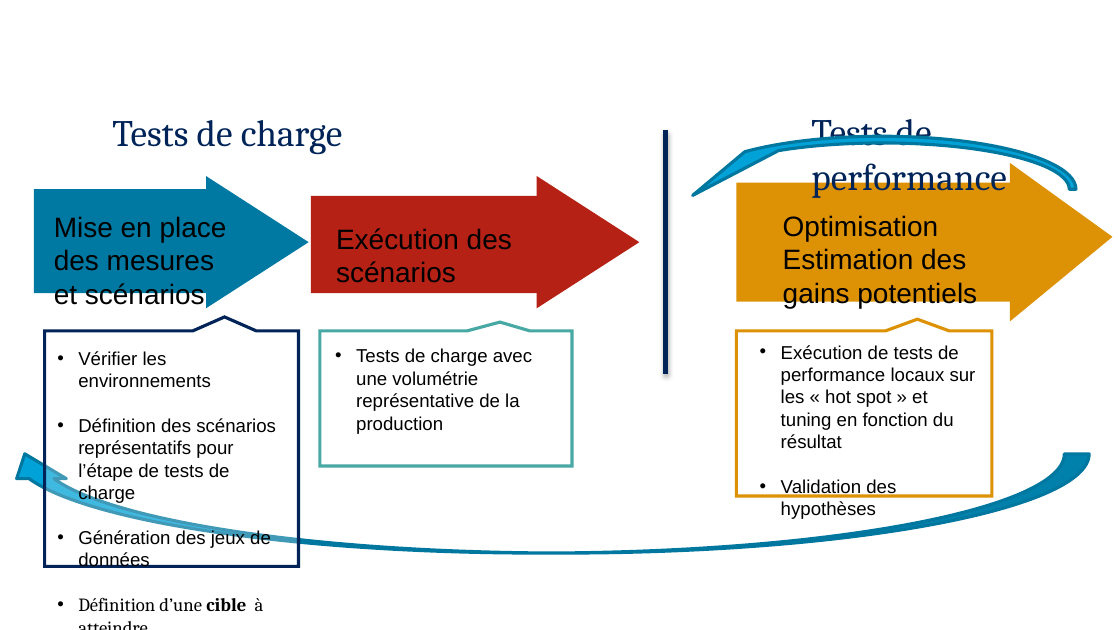
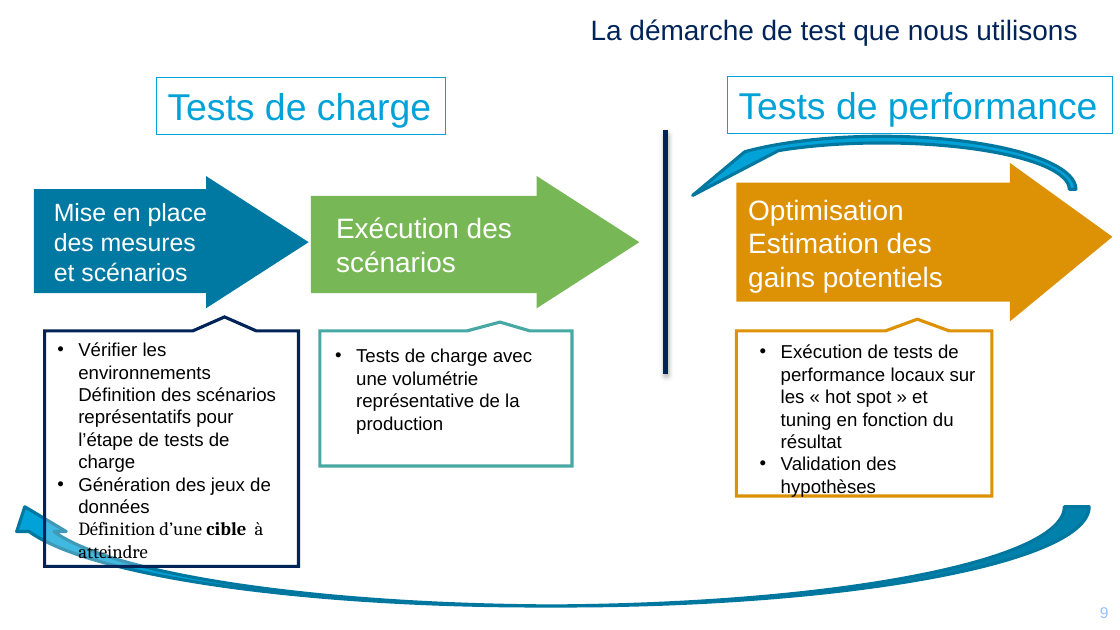
Before and after one commit to mikrob/perfuniversity, a slide deck: slide 9 of PerfUniversity.pptx. Drawn at 1120x630 pixels with LibreOffice and Linux fonts; fonts in the diff are those of the drawing; background and template pictures are left out. Boxes give left, top, right and bottom in pixels: in the first picture for what was removed or moved away, otherwise in the second. Text is boxed around its words. In the diff, an @@ line names an element or a change of style, - is before the commit and + after.

```diff
--- a/PerfUniversity.pptx
+++ b/PerfUniversity.pptx
@@ title added at bbox=[591, 19, 1077, 45], 18 pt, text #002458 @@
+La démarche de test que nous utilisons
@@ rectangle "Tests de charge" at bbox=[157, 77, 446, 133]: font Cambria to Arial, text colour #002458 to #00A2D8; outline none to #00A2D8 0.75 pt @@
@@ rectangle "Tests de charge": place and size @@
-rectangle "Tests de charge" at bbox=[112, 120, 343, 155]
+rectangle "Tests de charge" at bbox=[157, 77, 446, 133]
@@ rectangle "Tests de performance": place and size @@
-rectangle "Tests de performance" at bbox=[811, 119, 1007, 199]
+rectangle "Tests de performance" at bbox=[728, 77, 1113, 133]
@@ rectangle "Tests de performance" at bbox=[728, 77, 1113, 133]: font Cambria to Arial, text colour #002458 to #00A2D8; outline none to #00A2D8 0.75 pt @@
@@ triangle at bbox=[536, 176, 640, 308]: fill #B52115 to #78B755 @@
@@ text "Mise en place des mesures ...": place and size @@
-text "Mise en place des mesures ..." at bbox=[54, 216, 227, 309]
+text "Mise en place des mesures ..." at bbox=[54, 203, 207, 282]
@@ text "Mise en place des mesures ..." at bbox=[54, 203, 207, 282]: size 18 to 16 pt, text colour #000000 to #FFFFFF @@
@@ rectangle at bbox=[311, 196, 545, 293]: fill #B52115 to #78B755 @@
@@ text "Exécution des scénarios": place and size @@
-text "Exécution des scénarios" at bbox=[336, 228, 512, 283]
+text "Exécution des scénarios" at bbox=[336, 217, 512, 273]
@@ text "Exécution des scénarios" at bbox=[336, 217, 512, 273]: text colour #000000 to #FFFFFF @@
@@ text "Optimisation" at bbox=[748, 199, 943, 292]: text colour #000000 to #FFFFFF @@
@@ text "Optimisation": place and size @@
-text "Optimisation" at bbox=[783, 215, 977, 308]
+text "Optimisation" at bbox=[748, 199, 943, 292]
@@ text at bbox=[78, 342, 276, 563]: text changed @@
-• Vérifier les environnements
-• Définition des scénarios représentatifs pour l’étape de tests de charge
-• Génération des jeux de données
-• Définition d’une cible à atteindre
+• Vérifier les environnements
+  Définition des scénarios représentatifs pour l’étape de tests de charge
+• Génération des jeux de données
+  Définition d’une cible à atteindre
@@ text "Exécution de tests de performance ..." rewrapped from bbox=[781, 345, 976, 519] to bbox=[781, 344, 976, 497] @@
@@ curved up arrow: place and size @@
-curved up arrow at bbox=[0, 454, 1089, 553]
+curved up arrow at bbox=[0, 507, 1089, 607]
@@ page number added at bbox=[877, 598, 1110, 629], 10 pt, text #FFFFFF @@
+9
@@ page number added at bbox=[886, 597, 1119, 628], 10 pt, text #96C1FF @@
+9
```
Also in this commit, not shown: 39 other slides changed, 5 slides added, 1 slide removed, 5 other files.
